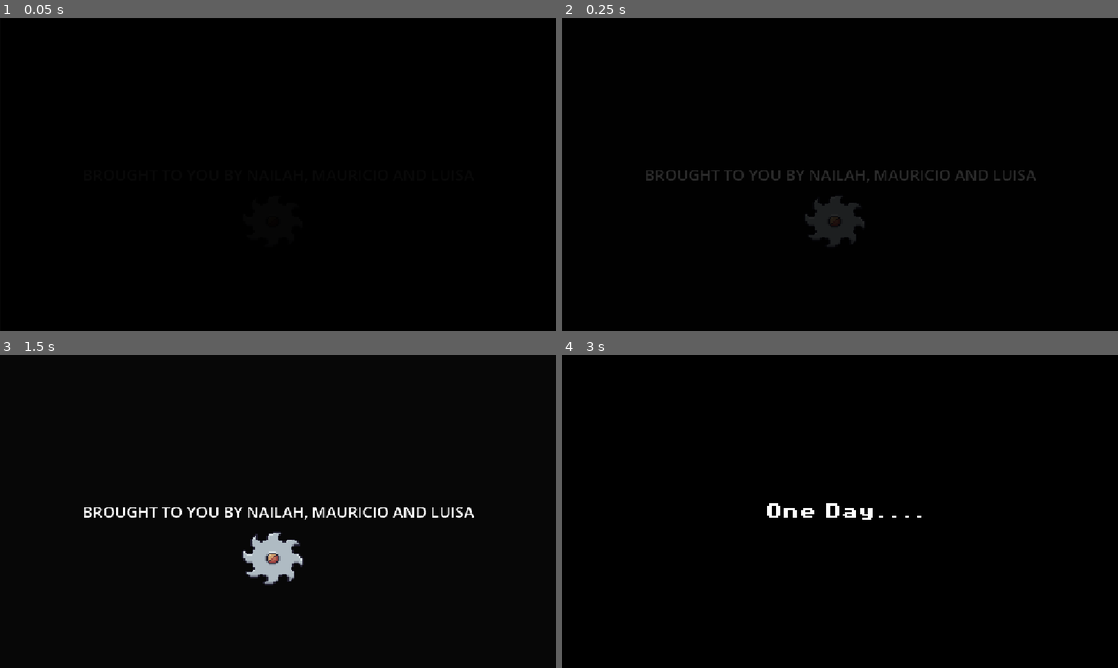
Above: before the commit, frames 1-4 (two rows, left to right).
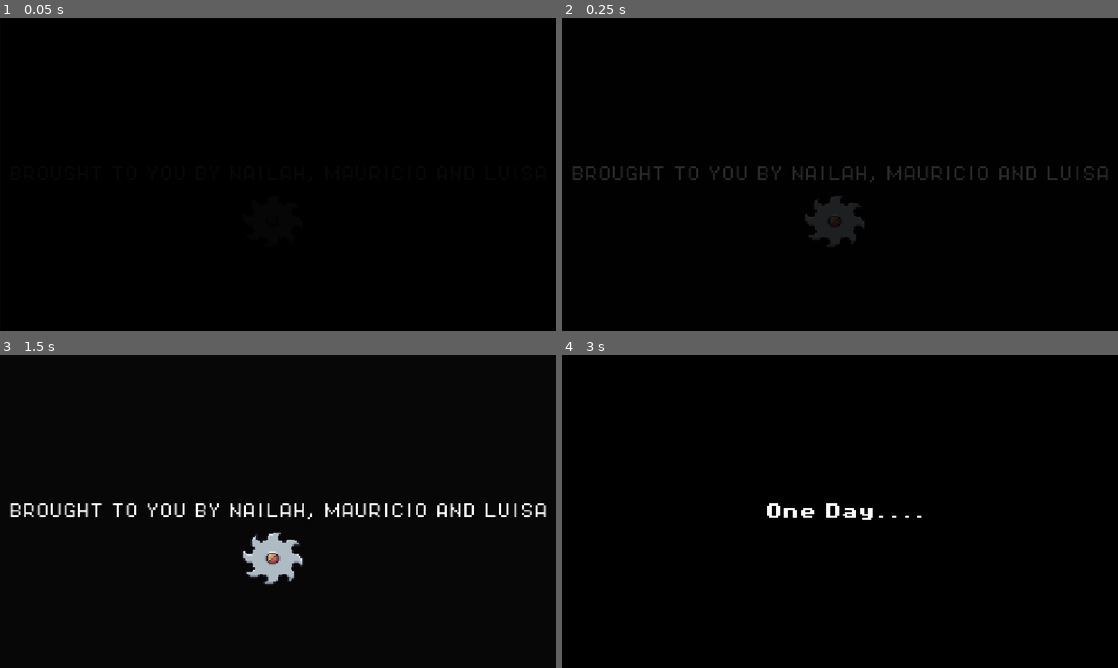
Above: after the commit, the same moments.

Repository: mbravorubio/Godot-PROJECT3
Game: Godot game, scene res://Main.tscn
The game is run twice, just before and just after one commit, with the same random seed, the same clock (stepped at 60 frames per second) and the same inputs.
Inputs:
- Up to frame 1 (0.05 s): no input
- Up to frame 2 (0.25 s): no input
- Up to frame 3 (1.5 s): hold Right (move_right) from 0.53 s (still down); tap Space (jump) at 0.77 s
- Up to frame 4 (3 s): tap Space (jump) at 1.52 s; release Right (move_right) at 2.03 s; hold Left (move_left) 2.03-2.78 s; hold Right (move_right) from 2.78 s (still down)

The runs differ from the first frame. In frame 2, 1.4% of the frame differs, in the area x 2-98%, y 47-53%; in frame 3, 2.2%, in the area x 1-99%, y 47-53%; in frame 4, nothing differs.

Commit message:
updating files

Diff:
--- a/project-2/Main.tscn
+++ b/project-2/Main.tscn
@@ -1,7 +1,23 @@
-[gd_scene load_steps=6 format=3 uid="uid://dpf26f4rqnmn2"]
+[gd_scene load_steps=7 format=3 uid="uid://dpf26f4rqnmn2"]
 
 [ext_resource type="Texture2D" uid="uid://2bj728dpywss" path="res://Free/Traps/Saw/Off.png" id="1_glv2v"]
 [ext_resource type="Script" uid="uid://di4ad40rdlqt1" path="res://main.gd" id="1_uu6xs"]
+[ext_resource type="FontFile" uid="uid://bopn8htegf16p" path="res://brackeys_platformer_assets/fonts/PixelOperator8.ttf" id="3_r0du0"]
+
+[sub_resource type="Animation" id="Animation_r0du0"]
+length = 0.001
+tracks/0/type = "value"
+tracks/0/imported = false
+tracks/0/enabled = true
+tracks/0/path = NodePath(".:color")
+tracks/0/interp = 1
+tracks/0/loop_wrap = true
+tracks/0/keys = {
+"times": PackedFloat32Array(0),
+"transitions": PackedFloat32Array(1),
+"update": 0,
+"values": [Color(0, 0, 0, 1)]
+}
 
 [sub_resource type="Animation" id="Animation_uu6xs"]
 resource_name = "intro"
@@ -17,21 +33,6 @@
 "transitions": PackedFloat32Array(1, 1, 1),
 "update": 0,
 "values": [Color(0, 0, 0, 1), Color(0, 0, 0, 0), Color(0, 0, 0, 1)]
-}
-
-[sub_resource type="Animation" id="Animation_r0du0"]
-length = 0.001
-tracks/0/type = "value"
-tracks/0/imported = false
-tracks/0/enabled = true
-tracks/0/path = NodePath(".:color")
-tracks/0/interp = 1
-tracks/0/loop_wrap = true
-tracks/0/keys = {
-"times": PackedFloat32Array(0),
-"transitions": PackedFloat32Array(1),
-"update": 0,
-"values": [Color(0, 0, 0, 1)]
 }
 
 [sub_resource type="AnimationLibrary" id="AnimationLibrary_cm0pq"]
@@ -73,6 +74,7 @@
 offset_bottom = 11.5
 grow_horizontal = 2
 grow_vertical = 2
+theme_override_fonts/font = ExtResource("3_r0du0")
 theme_override_font_sizes/font_size = 32
 text = "Brought to you by Nailah, Mauricio and Luisa"
 horizontal_alignment = 1
--- a/project-2/Tutorial.tscn
+++ b/project-2/Tutorial.tscn
@@ -359,10 +359,10 @@
 [node name="CanvasLayer" type="CanvasLayer" parent="."]
 
 [node name="HintLabel" type="Label" parent="CanvasLayer"]
-offset_left = 202.0
-offset_top = 409.0
-offset_right = 581.0
-offset_bottom = 432.0
+offset_left = 183.0
+offset_top = 350.0
+offset_right = 562.0
+offset_bottom = 373.0
 theme_override_fonts/font = ExtResource("1_5s8la")
 theme_override_font_sizes/font_size = 20
 
